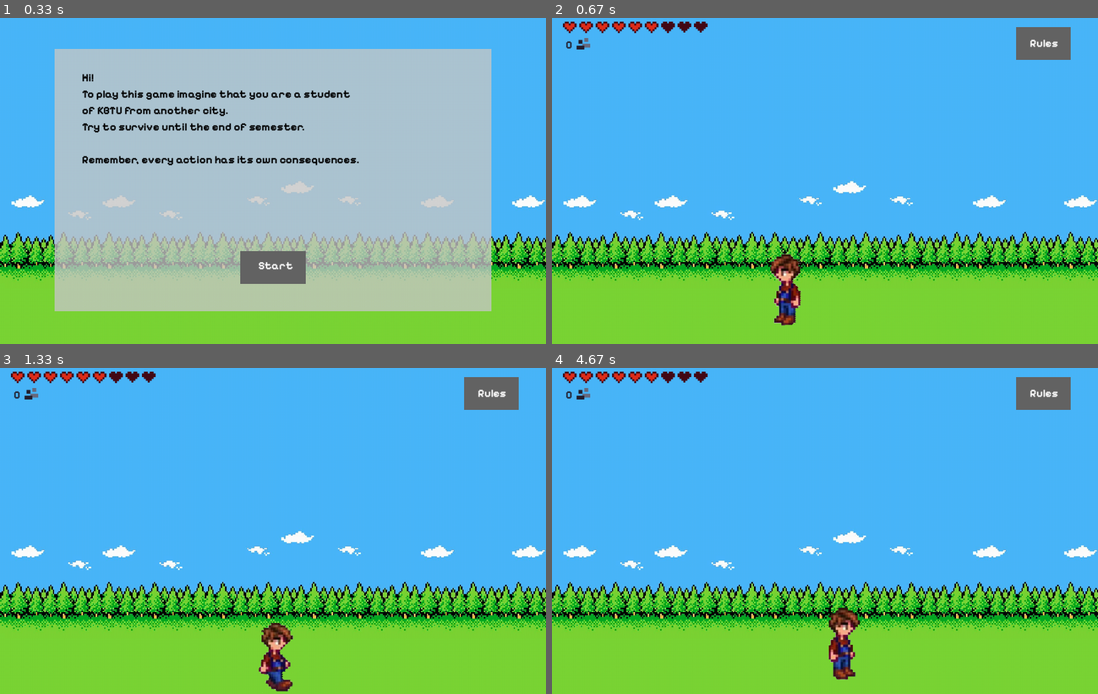
Above: before the commit, frames 1-4 (two rows, left to right).
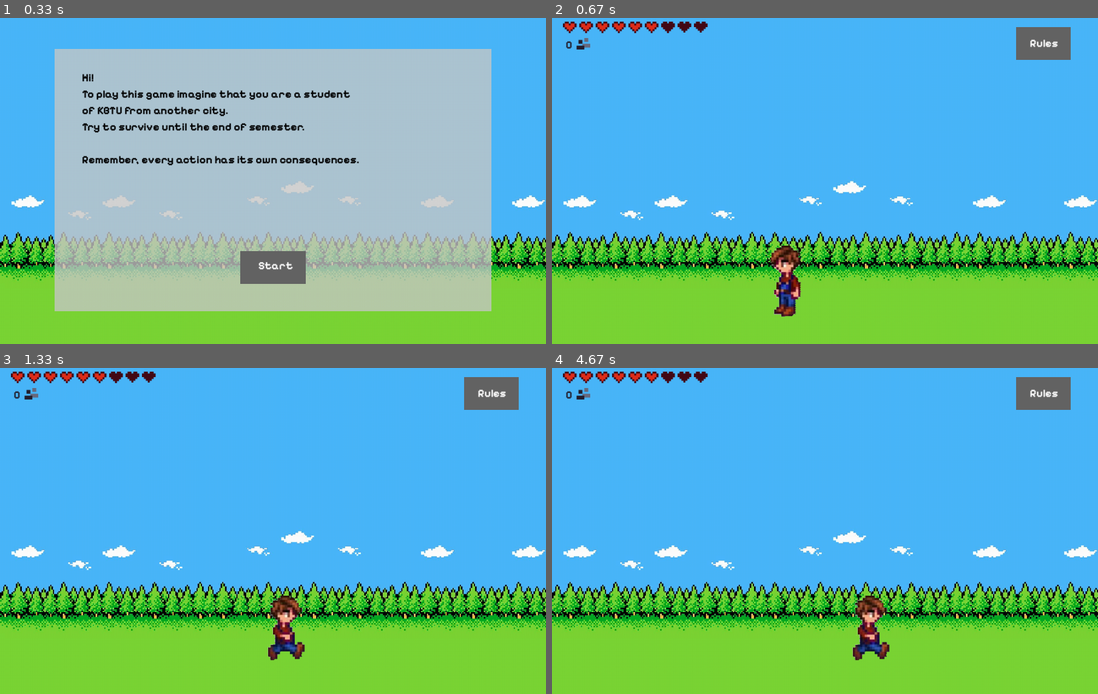
Above: after the commit, the same moments.

Repository: PyGame-Project-Team11/PyGame-Project
Game: pygame game, started from game.py
The game is run twice, just before and just after one commit, with the same random seed, the same clock (stepped at 60 frames per second) and the same inputs.
Inputs:
- Up to frame 1 (0.33 s): no input
- Up to frame 2 (0.67 s): click "Start" at 0.42 s
- Up to frame 3 (1.33 s): hold Right 0.67-1.13 s; hold Right from 1.17 s (still down)
- Up to frame 4 (4.67 s): release Right at 1.63 s; hold Left 1.67-2.2 s; hold Left 2.23-2.63 s; hold Right 2.67-3.3 s; hold Left 3.33-3.8 s; hold Right 3.83-4.3 s; hold Right from 4.33 s (still down)

Frame 1 is identical in both runs. In frame 2, 1.0% of the frame differs, in the area x 40-46%, y 69-95%; in frame 3, 1.4%; in frame 4, 1.7%, in the area x 50-62%, y 69-96%.

Commit message:
Changed images

Diff:
--- a/game.py
+++ b/game.py
@@ -202,5 +202,5 @@
         screen.blit(player.walk_right[0], (player.pos_x, player.pos_y))
 
     pygame.display.update()
-    clock.tick(10)
+    clock.tick(15)
 pygame.quit()
Binary file changed: images/player/p_back.png
Binary file changed: images/player/p_back_move1.png
Binary file changed: images/player/p_back_move2.png
Binary file changed: images/player/p_left.png
Binary file changed: images/player/p_left_move1.png
Binary file changed: images/player/p_left_move2.png
Binary file changed: images/player/p_move1.png
Binary file changed: images/player/p_move2.png
Binary file changed: images/player/p_right.png
Binary file changed: images/player/p_right_move1.png
Binary file changed: images/player/p_right_move2.png
Binary file changed: images/player/player.png
